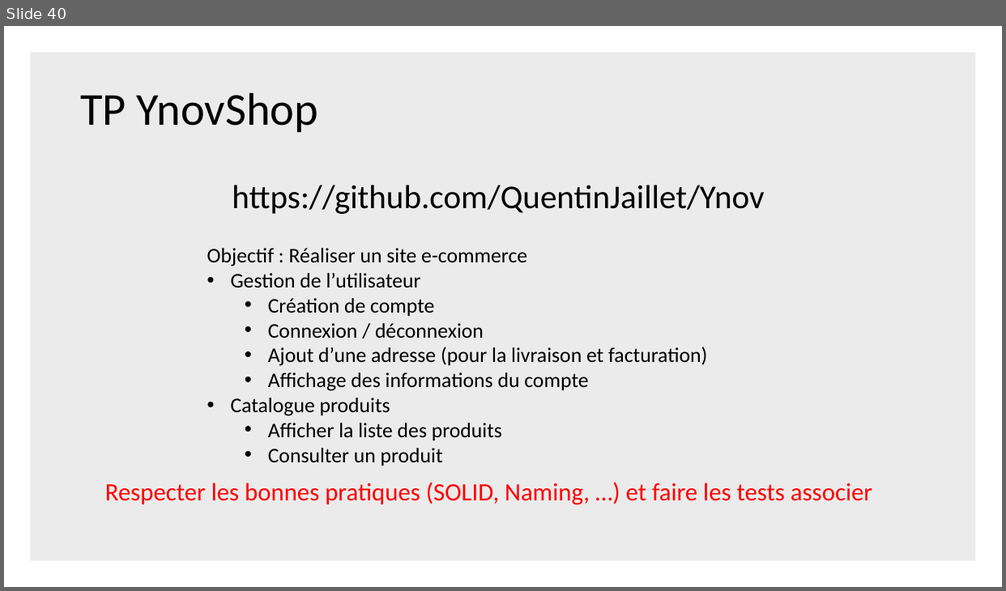
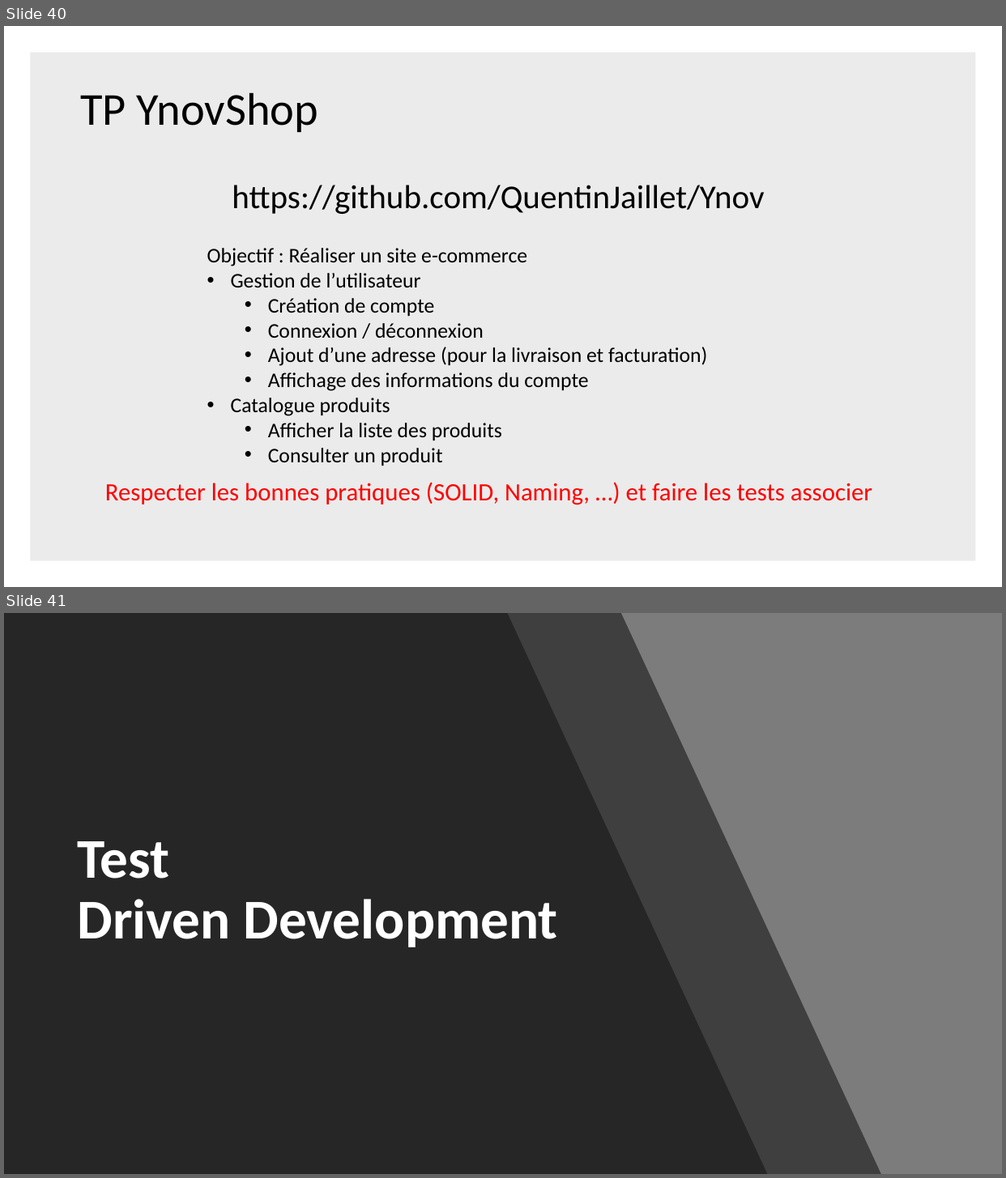
Before and after one commit to QuentinJaillet/Ynov, a slide deck: Documentation/METHODOLOGIE DE TESTS & TESTS UNITAIRES.pptx. Shown one above the other, each under a label of ours: slide 40 before the commit, slides 40 and 41 after it. The pictures are 1006x591 and 1006x1178 pixels, drawn with LibreOffice and Linux fonts; fonts in the diff are those of the drawing. Boxes give left, top, right and bottom in pixels: in the first picture for what was removed or moved away, otherwise in the second. Text is boxed around its words. In the diff, an @@ line names an element or a change of style, - is before the commit and + after.

```diff
--- a/Documentation/METHODOLOGIE DE TESTS & TESTS UNITAIRES.pptx
+++ b/Documentation/METHODOLOGIE DE TESTS & TESTS UNITAIRES.pptx
@@ slide 41 added at [4,613,1002,1174], background #7C7C7C @@
@@ freeform shape added at [4,613,768,1174], fill #262626 @@
@@ freeform shape added at [106,613,881,1174], fill #262626 at 70% opacity @@
@@ title added at [78,841,558,948], 54 pt, text #FFFFFF, bold @@
+Test Driven Development
```
Also in this commit, not shown: 2 slides changed, 9 other slides added, 1 slide removed.
